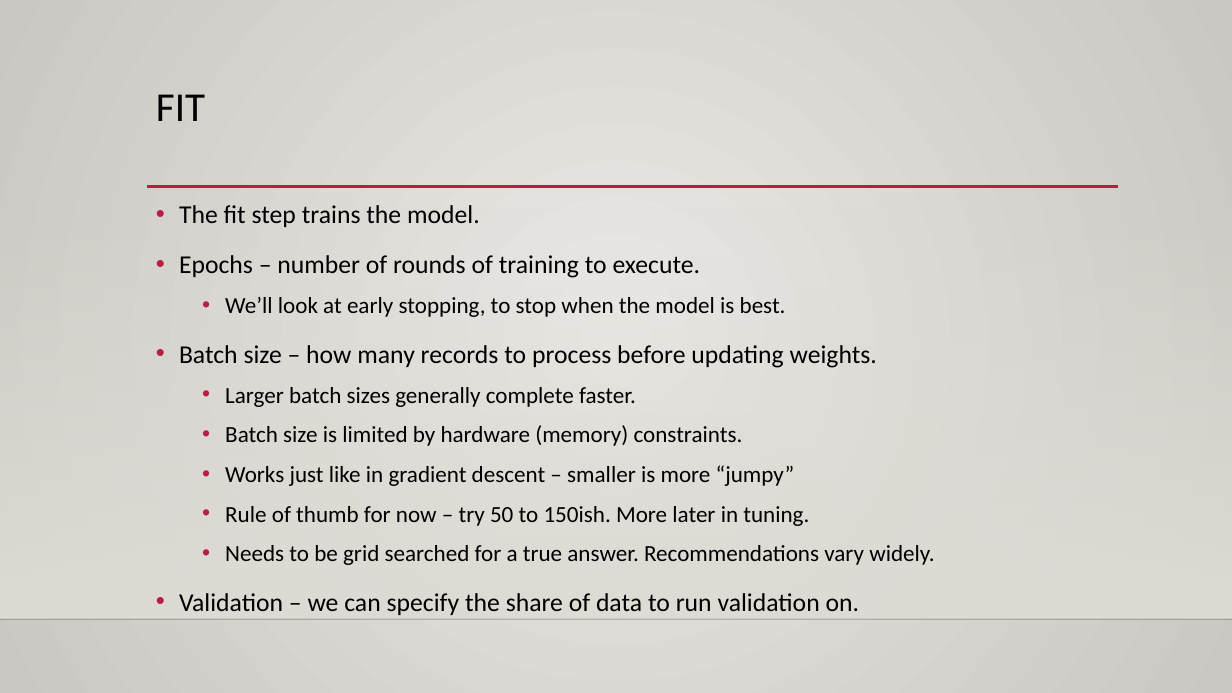
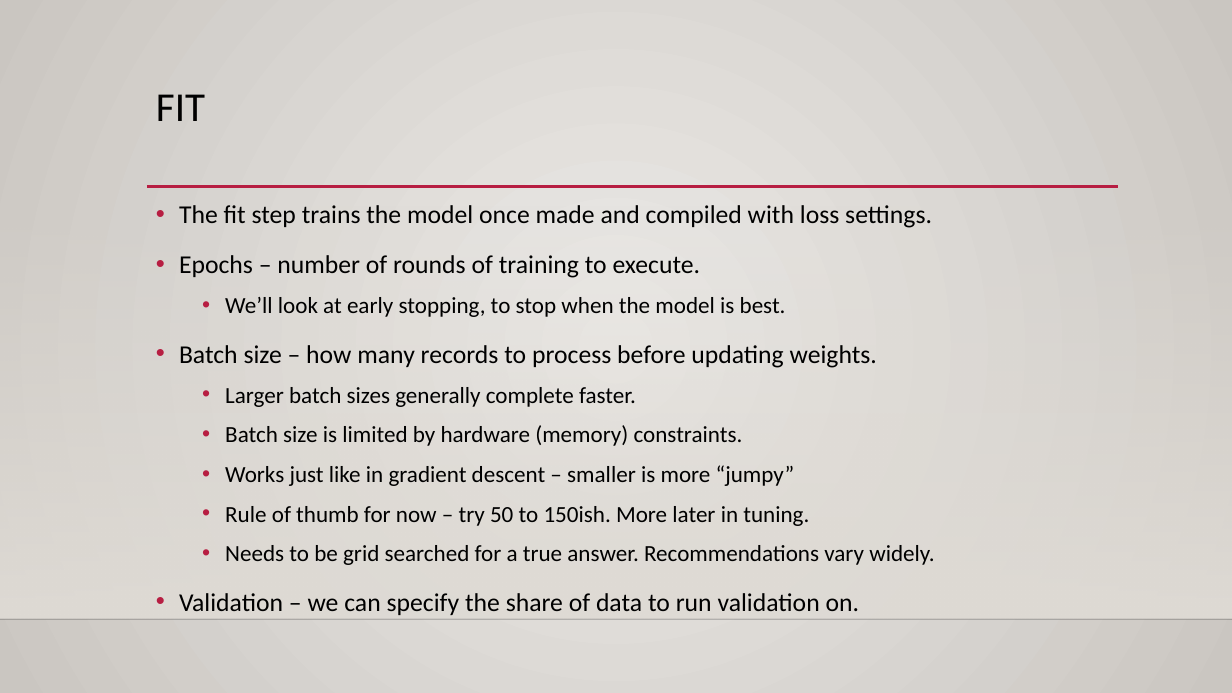
Before and after one commit to AkeemSemperDataScience/Intro_to_Machine_Learning_Students, a slide deck: slide 29 of reference_content/Slides/keras_intro.pptx (slide 23 before the commit). Drawn at 1232x693 pixels with LibreOffice and Linux fonts; fonts in the diff are those of the drawing; background and template pictures are left out. Boxes give left, top, right and bottom in pixels: in the first picture for what was removed or moved away, otherwise in the second. Text is boxed around its words. In the diff, an @@ line names an element or a change of style, - is before the commit and + after.

```diff
--- a/reference_content/Slides/keras_intro.pptx
+++ b/reference_content/Slides/keras_intro.pptx
@@ text at (179, 205, 932, 228): text changed @@
-• The fit step trains the model.
+• The fit step trains the model once made and compiled with loss settings.
```
Also in this commit, not shown: 6 other slides changed, 7 slides added, 4 other files.
